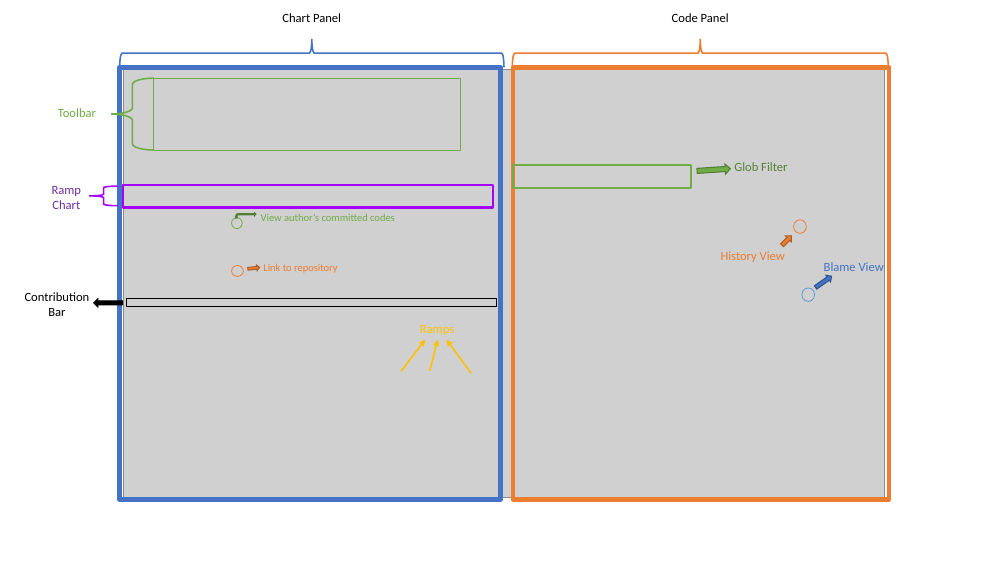
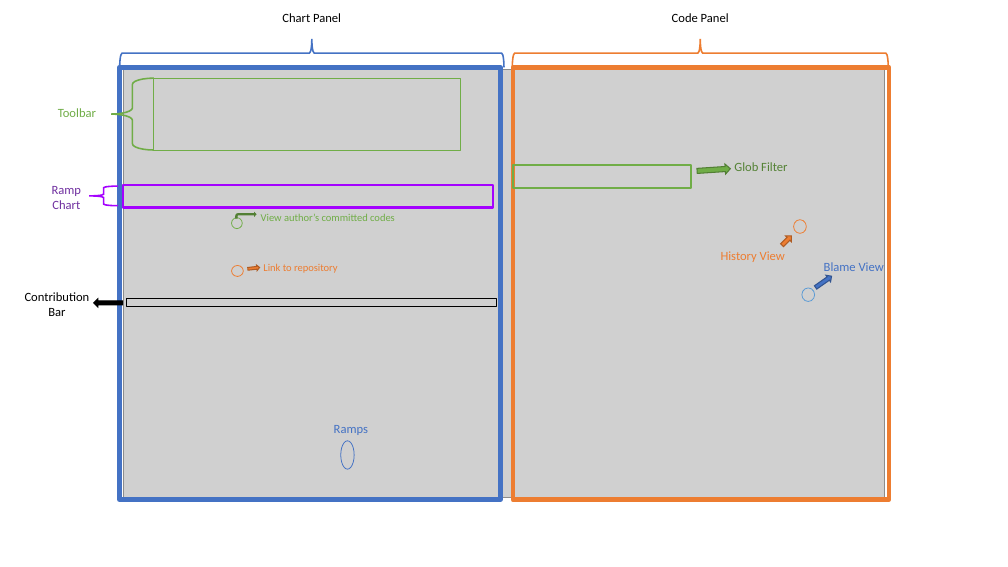
Before and after one commit to reposense/RepoSense, a slide deck: slide 1 of docs/diagrams/report-features.pptx. Drawn at 1008x567 pixels with LibreOffice and Linux fonts; fonts in the diff are those of the drawing; grey boxes stand for pictures. Boxes give left, top, right and bottom in pixels: in the first picture for what was removed or moved away, otherwise in the second. Text is boxed around its words. In the diff, an @@ line names an element or a change of style, - is before the commit and + after.

```diff
--- a/docs/diagrams/report-features.pptx
+++ b/docs/diagrams/report-features.pptx
@@ arrow removed from (402, 371) to (425, 340) @@
@@ arrow removed from (430, 371) to (438, 340) @@
@@ arrow removed from (471, 374) to (447, 340) @@
@@ text "Ramps": place and size @@
-text "Ramps" at (420,325,454,335)
+text "Ramps" at (334,425,368,435)
@@ text "Ramps" at (334,425,368,435): text colour #FFC000 to #4472C4 @@
@@ ellipse added at (341,441,355,470), outline #4472C4 0.75 pt @@
```
Also in this commit, not shown: 3 other files.
